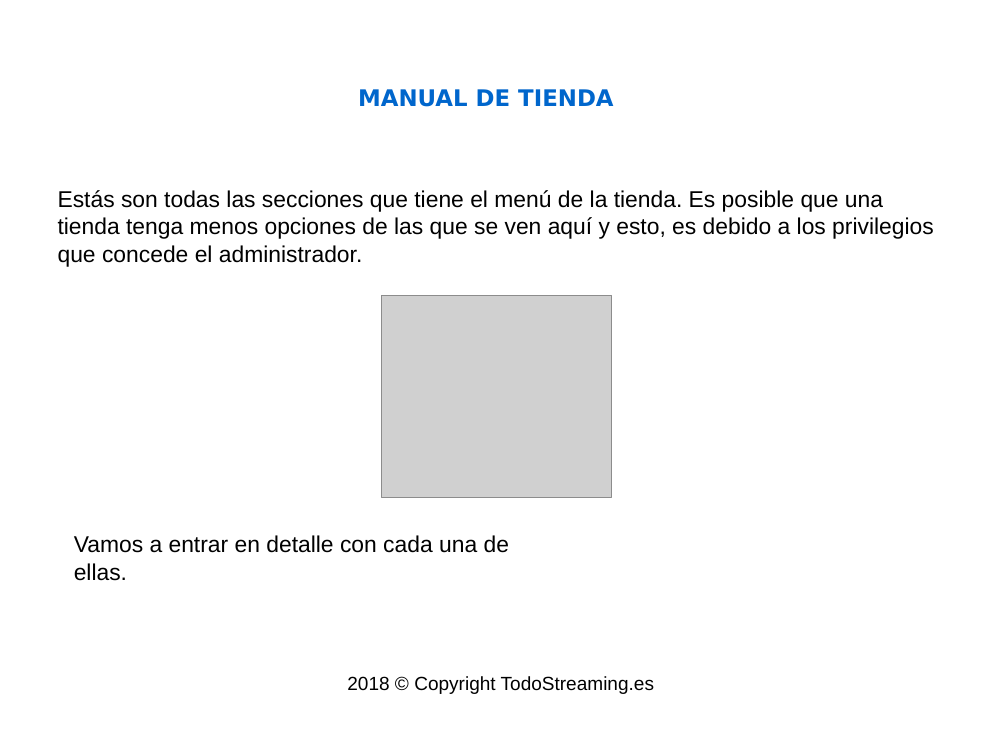
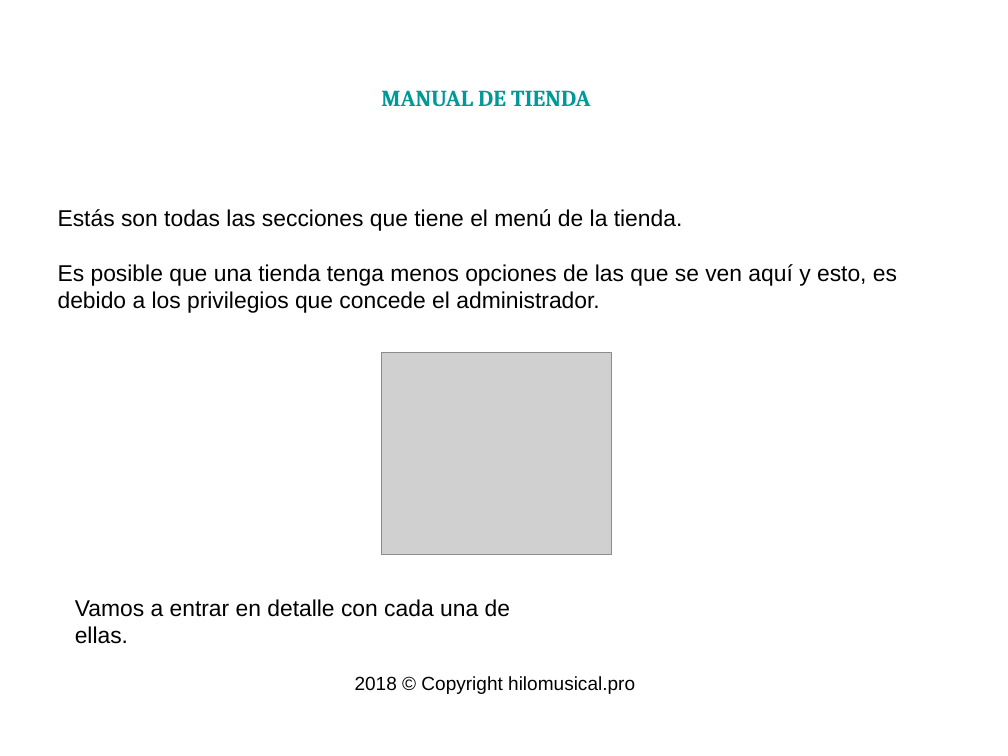
Before and after one commit to isaacml/instore, a slide deck: slide 6 of docs/Manual Tienda.odp. Drawn at 1008x756 pixels with LibreOffice and Linux fonts; fonts in the diff are those of the drawing; grey boxes stand for pictures; background and template pictures are left out. Boxes give left, top, right and bottom in pixels: in the first picture for what was removed or moved away, otherwise in the second. Text is boxed around its words. In the diff, an @@ line names an element or a change of style, - is before the commit and + after.

Commit message:
Editando los Manuales

```diff
--- a/docs/Manual Tienda.odp
+++ b/docs/Manual Tienda.odp
@@ title "MANUAL DE TIENDA" at (x1=381, y1=90, x2=590, y2=106): font DejaVu Sans to Cambria, text colour #0066CC to #009999 @@
@@ text at (x1=58, y1=209, x2=897, y2=313): text changed @@
-Estás son todas las secciones que tiene el menú de la tienda. Es posible que una tienda tenga menos opciones de las que se ven aquí y esto, es debido a los privilegios que concede el administrador.
+Estás son todas las secciones que tiene el menú de la tienda.
+Es posible que una tienda tenga menos opciones de las que se ven aquí y esto, es debido a los privilegios que concede el administrador.
@@ picture moved from (x1=381, y1=295, x2=612, y2=498) to (x1=381, y1=353, x2=612, y2=555) @@
@@ text "Vamos a entrar en detalle ..." moved from (x1=74, y1=535, x2=509, y2=581) to (x1=75, y1=599, x2=510, y2=644) @@
@@ text at (x1=355, y1=676, x2=635, y2=694): text changed @@
-2018 © Copyright TodoStreaming.es
+2018 © Copyright hilomusical.pro
```
Also in this commit, not shown: 14 other slides changed, 2 slides added, 4 other files.
